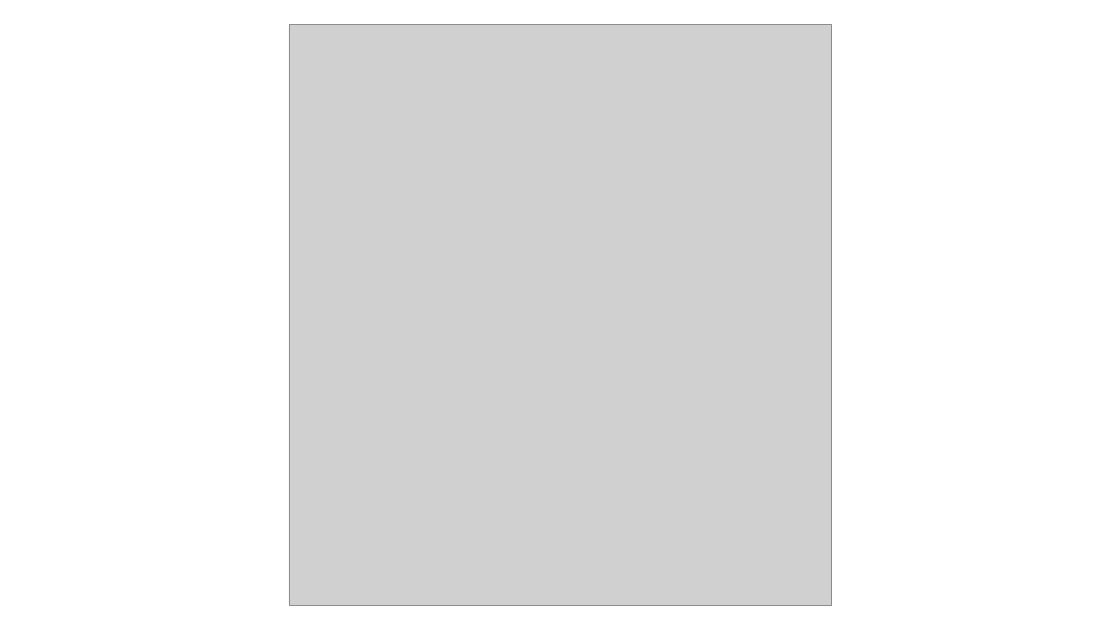
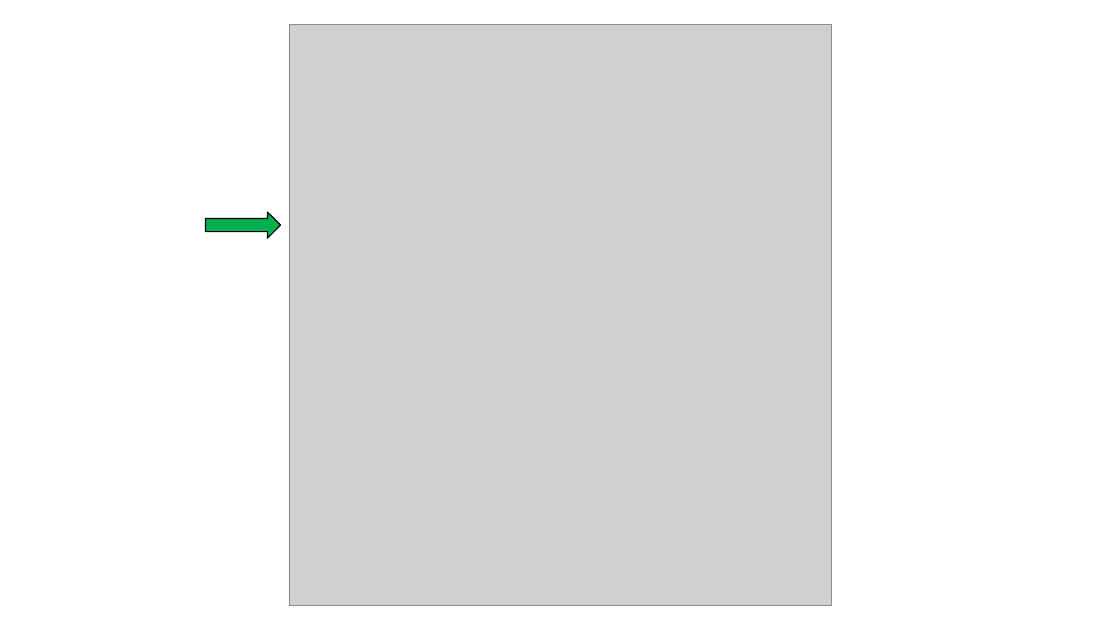
Before and after one commit to alex85amy/HighRail, a slide deck: slide 16 of 簡報/07_賴彥廷_成發簡報.pptx. Drawn at 1120x630 pixels with LibreOffice and Linux fonts; fonts in the diff are those of the drawing; grey boxes stand for pictures; background and template pictures are left out. Boxes give left, top, right and bottom in pixels: in the first picture for what was removed or moved away, otherwise in the second. Text is boxed around its words. In the diff, an @@ line names an element or a change of style, - is before the commit and + after.

```diff
--- a/簡報/07_賴彥廷_成發簡報.pptx
+++ b/簡報/07_賴彥廷_成發簡報.pptx
@@ right arrow added at [206, 212, 281, 238], fill #00B050, outline #000000 1 pt @@
```
Also in this commit, not shown: 5 other slides changed, 1 other file.
